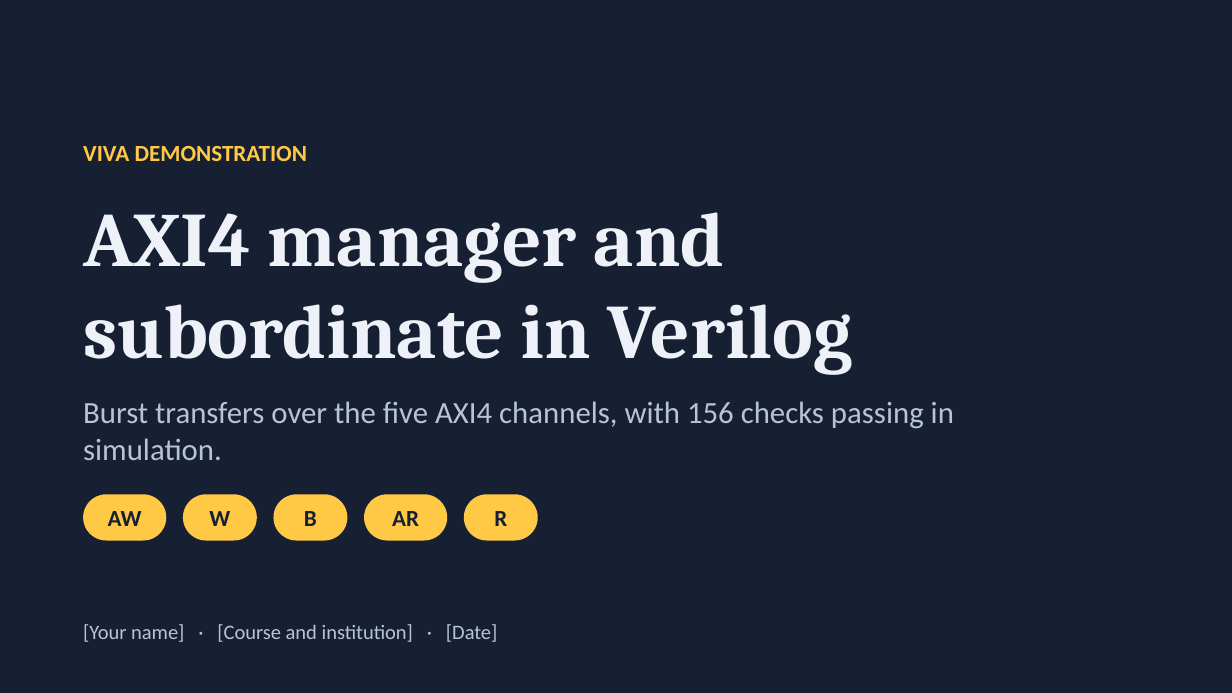
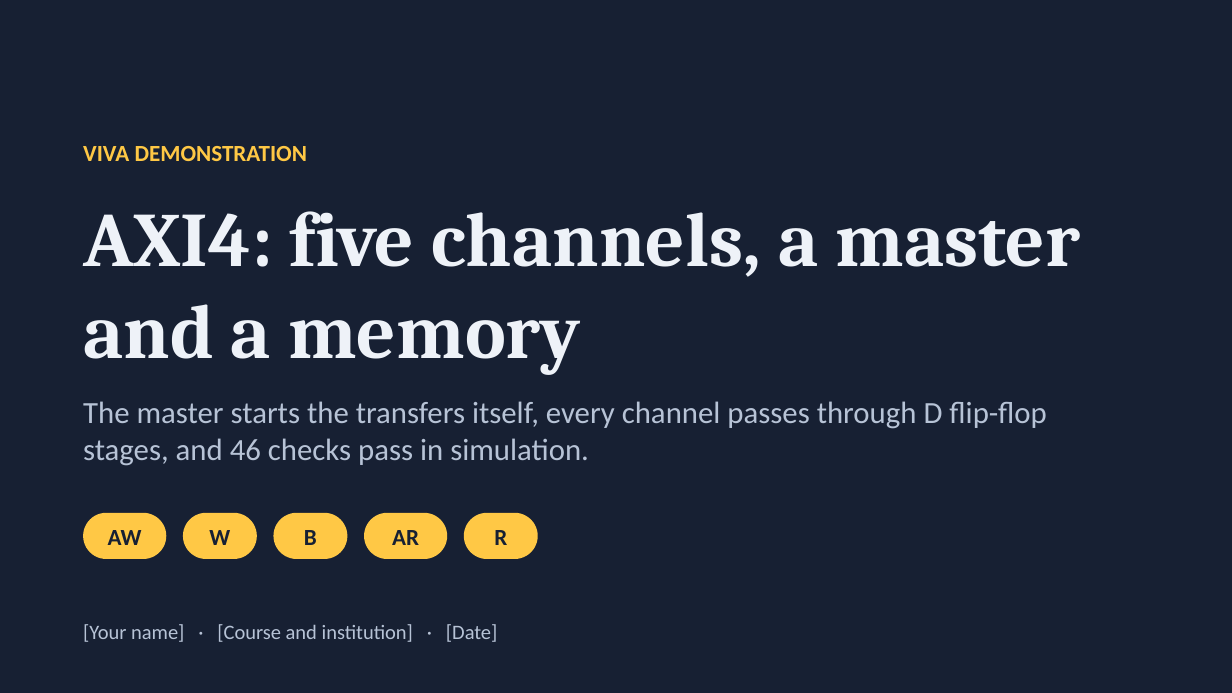
Before and after one commit to Moksha2709/Axi4_FPGA_Implementation, a slide deck: slide 1 of docs/AXI4_Viva_Presentation.pptx. Drawn at 1232x693 pixels with LibreOffice and Linux fonts; fonts in the diff are those of the drawing. Boxes give left, top, right and bottom in pixels: in the first picture for what was removed or moved away, otherwise in the second. Text is boxed around its words. In the diff, an @@ line names an element or a change of style, - is before the commit and + after.

Commit message:
Master that starts transfers itself, D flip-flop stages on all five channels; INCR-only bursts, no attribute signals; regenerate diagram, waveforms and presentation

```diff
--- a/docs/AXI4_Viva_Presentation.pptx
+++ b/docs/AXI4_Viva_Presentation.pptx
@@ text at (83,211,1080,375): text changed @@
-AXI4 manager and subordinate in Verilog
+AXI4: five channels, a master and a memory
@@ text at (83,401,1046,466): text changed @@
-Burst transfers over the five AXI4 channels, with 156 checks passing in simulation.
+The master starts the transfers itself, every channel passes through D flip-flop stages, and 46 checks pass in simulation.
@@ 5 rounded rectangles: place and size @@
-5 rounded rectangles at (83,494,538,541)
+5 rounded rectangles at (83,513,538,559)
```
Also in this commit, not shown: 7 other slides changed, 8 slides added, 9 slides removed, 23 other files.
